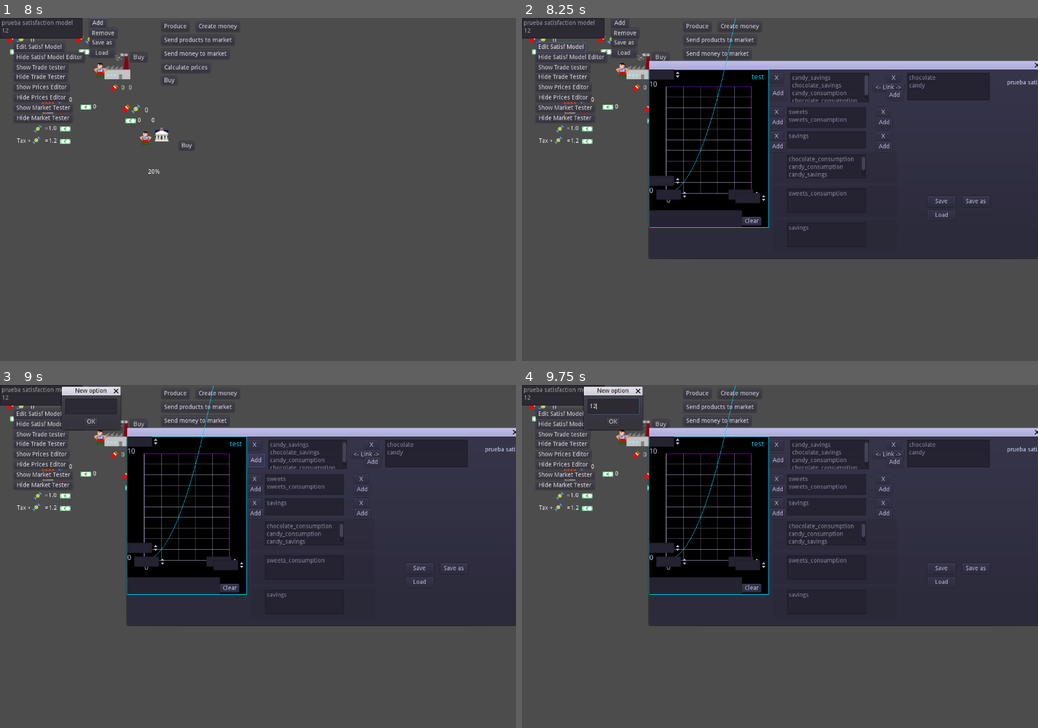
Above: before the commit, frames 1-4 (two rows, left to right).
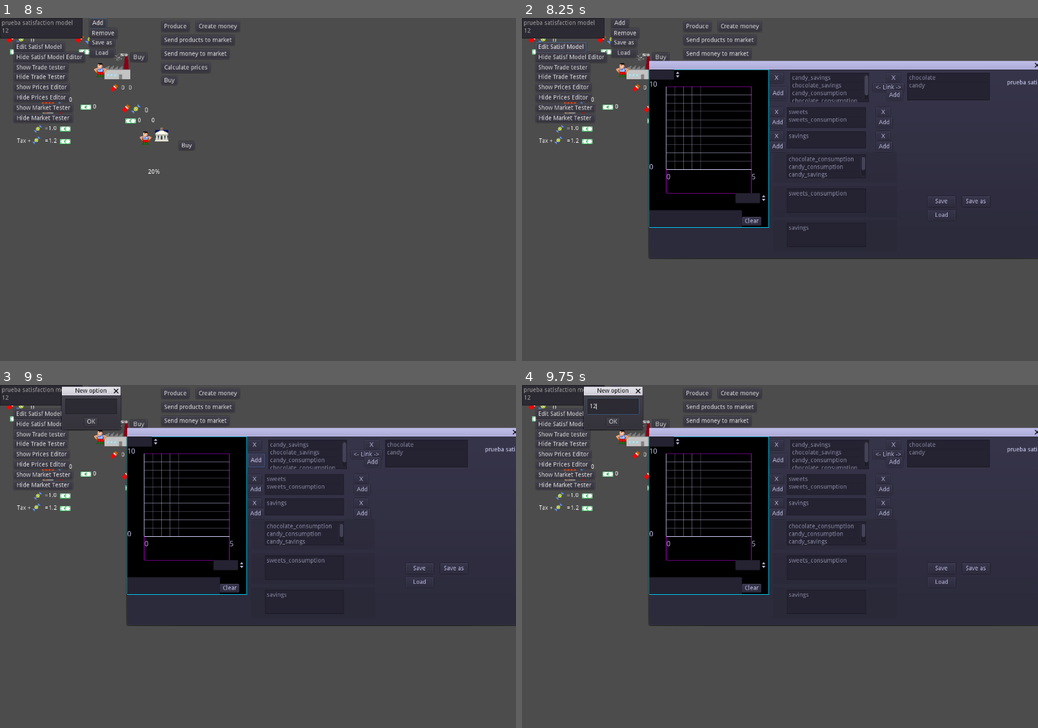
Above: after the commit, the same moments.

Repository: carlostgit/Fiat2
Game: Godot game, scene res://Fiat.tscn
The game is run twice, just before and just after one commit, with the same random seed, the same clock (stepped at 60 frames per second) and the same inputs.
Inputs (mouse positions are in pixels of both pictures, inside the frame that each line leads up to):
- Up to frame 1 (8 s): click "Produce" at 0.5 s; click "Create money" at 1.25 s; click "Send products to market" at 2 s; click "Send money to market" at 2.75 s; click "Calculate prices" at 3.5 s; click "Buy" at 4.25 s; click "Buy" at 5 s; click "Add" at 5.75 s; click (56, 66) at 6.52 s; type "12" at 6.6 s; click "OK" at 7.25 s
- Up to frame 2 (8.25 s): click "Edit Satisf Model" at 8 s
- Up to frame 3 (9 s): click "Add" at 8.75 s
- Up to frame 4 (9.75 s): click (614, 405) at 9.52 s; type "12" at 9.6 s

Frame 1 is identical in both runs. In frame 2, 1.2% of the frame differs, in the area x 24-47%, y 0-54%; in frame 3, 1.2%; in frame 4, 1.2%.

Commit message:
Mejoras en plotter

Diff:
--- a/Plotter/Plotter.gd
+++ b/Plotter/Plotter.gd
@@ -24,7 +24,7 @@
 var _width_per_calculated_point:float = 6
 var _x_zoom:float = 20
 var _y_zoom:float = 40.0
-var _calculated_points_per_unit:float = 0.0
+var _step_between_calculated_points:float = 0.0
 #
 
 var _canvas_item:CanvasItem = self
@@ -52,9 +52,11 @@
 
 #	init(7,80)
 #
-	var test_funcref = funcref( self, "default_test_function")
-	add_func_ref(test_funcref,[],"test",Color(0,1,1))
-	updated_size()
+#	Descomentar esto, para tener un ejeplo
+#	var test_funcref = funcref( self, "default_test_function")
+#	add_func_ref(test_funcref,[],"test",Color(0,1,1))
+#	updated_size()
+#
 
 	pass
 
@@ -79,7 +81,7 @@
 
 	_y_zoom = _height/(y_max-self._min_y)
 
-	_calculated_points_per_unit = float(_max_x-_min_x)/float(_total_num_of_calculated_points)
+	_step_between_calculated_points = float(_max_x-_min_x)/float(_total_num_of_calculated_points)
 
 	update()
 
@@ -156,7 +158,7 @@
 
 	_y_zoom = _height/(y_max-self._min_y)
 
-	_calculated_points_per_unit = float(_max_x-self._min_x)/float(_total_num_of_calculated_points)
+	_step_between_calculated_points = float(_max_x-self._min_x)/float(_total_num_of_calculated_points)
 
 
 func _draw():
@@ -277,9 +279,9 @@
 #		var y1:float = _y_zoom*myfunc.call_func(func_arg,i*_calculated_points_per_unit)
 #		var y2:float = _y_zoom*myfunc.call_func(func_arg,(i+1)*_calculated_points_per_unit)
 		var arguments_array1:Array = []
-		arguments_array1.append(i*_calculated_points_per_unit + self._min_x)
+		arguments_array1.append(i*_step_between_calculated_points + self._min_x)
 		var arguments_array2:Array = []
-		arguments_array2.append((i+1)*_calculated_points_per_unit + self._min_x)
+		arguments_array2.append((i+1)*_step_between_calculated_points + self._min_x)
 		for extra_arg in func_args_arg:
 			arguments_array1.append(extra_arg)
 			arguments_array2.append(extra_arg)
--- a/Plotter/Plotter.tscn
+++ b/Plotter/Plotter.tscn
@@ -12,6 +12,7 @@
 }
 
 [node name="XMaxSpinBox" type="SpinBox" parent="."]
+visible = false
 margin_left = 184.0
 margin_top = 280.0
 margin_right = 258.0
@@ -22,6 +23,7 @@
 }
 
 [node name="XMinSpinBox" type="SpinBox" parent="."]
+visible = false
 margin_left = 16.0
 margin_top = 280.0
 margin_right = 90.0
@@ -31,6 +33,7 @@
 }
 
 [node name="YMaxSpinBox" type="SpinBox" parent="."]
+visible = false
 margin_right = 74.0
 margin_bottom = 24.0
 value = 5.0
@@ -39,6 +42,7 @@
 }
 
 [node name="YMinSpinBox" type="SpinBox" parent="."]
+visible = false
 margin_top = 248.0
 margin_right = 74.0
 margin_bottom = 272.0
--- a/PriceCalculation/PriceCalculationTesterScene.tscn
+++ b/PriceCalculation/PriceCalculationTesterScene.tscn
@@ -596,38 +596,6 @@
 margin_bottom = 352.0
 
 [node name="Plotter" parent="MarketTesterScene" instance=ExtResource( 4 )]
-
-[node name="XMaxSpinBox" type="SpinBox" parent="MarketTesterScene/Plotter"]
-margin_left = 192.0
-margin_top = 288.0
-margin_right = 266.0
-margin_bottom = 312.0
-min_value = 0.5
-step = 0.5
-value = 5.0
-__meta__ = {
-"_edit_use_anchors_": false
-}
-
-[node name="XMinSpinBox" type="SpinBox" parent="MarketTesterScene/Plotter"]
-margin_left = 24.0
-margin_top = 288.0
-margin_right = 98.0
-margin_bottom = 312.0
-step = 0.5
-
-[node name="YMaxSpinBox" type="SpinBox" parent="MarketTesterScene/Plotter"]
-margin_right = 74.0
-margin_bottom = 24.0
-min_value = 0.5
-step = 0.5
-value = 5.0
-
-[node name="YMinSpinBox" type="SpinBox" parent="MarketTesterScene/Plotter"]
-margin_top = 256.0
-margin_right = 74.0
-margin_bottom = 280.0
-step = 0.5
 [connection signal="pressed" from="AddButton" to="." method="_on_AddButton_pressed"]
 [connection signal="pressed" from="EditButton" to="." method="_on_EditButton_pressed"]
 [connection signal="pressed" from="HideButton" to="." method="_on_HideButton_pressed"]
@@ -647,8 +615,6 @@
 [connection signal="file_selected" from="LoadFileDialog" to="." method="_on_LoadFileDialog_file_selected"]
 [connection signal="gui_input" from="TradeTesterScene" to="TradeTesterScene" method="_on_TradeTesterScene_gui_input"]
 [connection signal="item_selected" from="TradeTesterScene/OptionsItemList" to="TradeTesterScene" method="_on_OptionsItemList_item_selected"]
-[connection signal="value_changed" from="TradeTesterScene/Plotter/XMaxSpinBox" to="TradeTesterScene" method="_on_XMaxSpinBox_value_changed"]
-[connection signal="value_changed" from="TradeTesterScene/Plotter/YMaxSpinBox" to="TradeTesterScene" method="_on_YMaxSpinBox_value_changed"]
 [connection signal="pressed" from="TradeTesterScene/CalculateTest1Button" to="TradeTesterScene" method="_on_CalculateTest1Button_pressed"]
 [connection signal="pressed" from="TradeTesterScene/CalculateTest2Button" to="TradeTesterScene" method="_on_CalculateTest2Button_pressed"]
 [connection signal="pressed" from="TradeTesterScene/CalculateTest3Button" to="TradeTesterScene" method="_on_CalculateTest3Button_pressed"]
@@ -675,7 +641,3 @@
 [connection signal="pressed" from="MarketTesterScene/CalculateValueButton" to="MarketTesterScene" method="_on_CalculateValueButton_pressed"]
 [connection signal="pressed" from="MarketTesterScene/NextStepButton" to="MarketTesterScene" method="_on_NextStepButton_pressed"]
 [connection signal="pressed" from="MarketTesterScene/CalculateNewPricesButton" to="MarketTesterScene" method="_on_CalculateNewPricesButton_pressed"]
-[connection signal="value_changed" from="MarketTesterScene/Plotter/XMaxSpinBox" to="MarketTesterScene" method="_on_XMaxSpinBox_value_changed"]
-[connection signal="value_changed" from="MarketTesterScene/Plotter/XMinSpinBox" to="MarketTesterScene" method="_on_XMinSpinBox_value_changed"]
-[connection signal="value_changed" from="MarketTesterScene/Plotter/YMaxSpinBox" to="MarketTesterScene" method="_on_YMaxSpinBox_value_changed"]
-[connection signal="value_changed" from="MarketTesterScene/Plotter/YMinSpinBox" to="MarketTesterScene" method="_on_YMinSpinBox_value_changed"]
Not shown: 1 places in Fiat.tscn that only renumber resources
